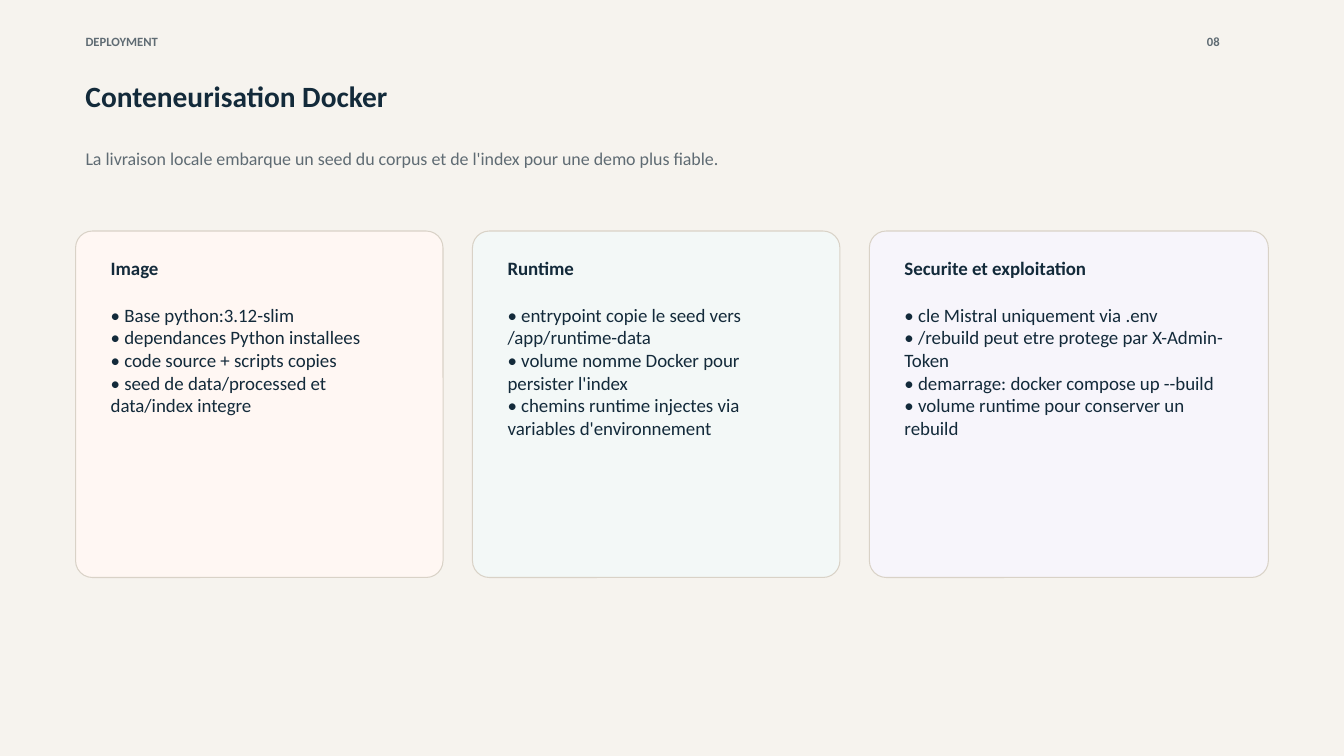
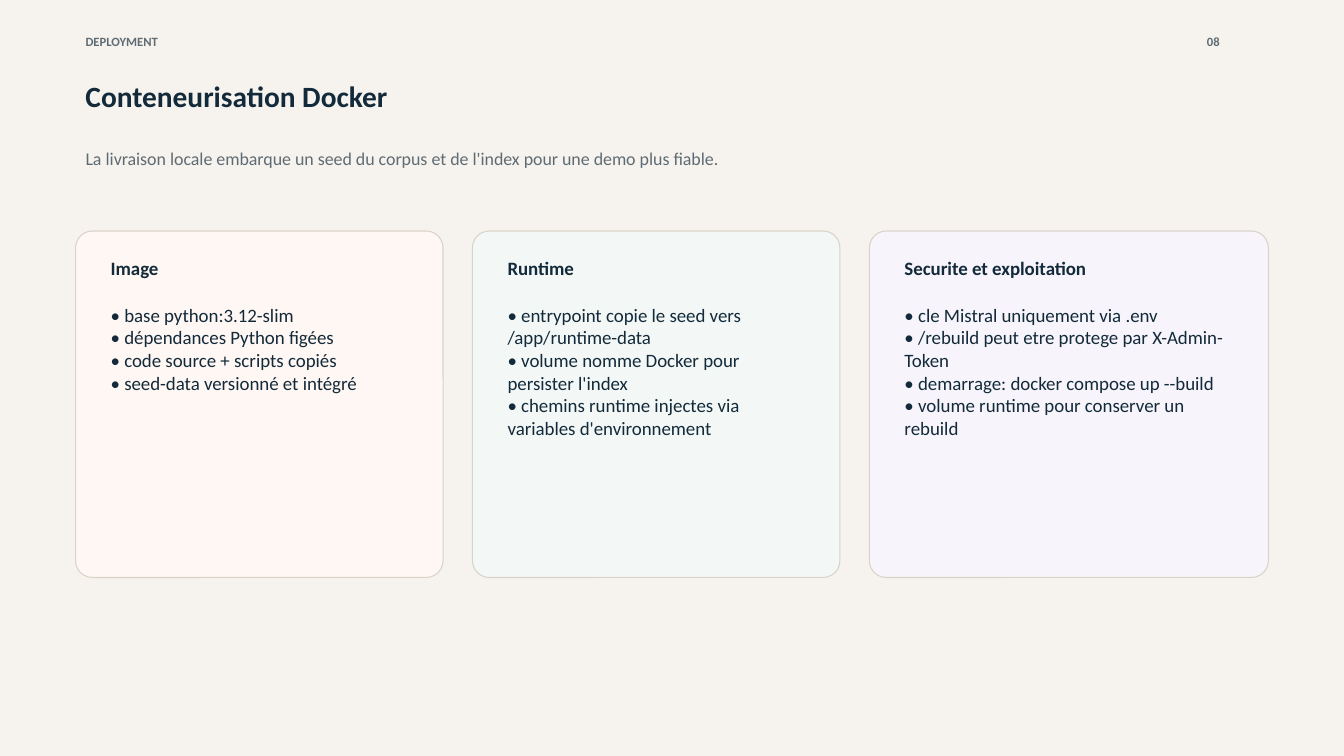
Before and after one commit to hgbe-GH/Projet7, a slide deck: slide 8 of outputs/openagenda-rag-soutenance.pptx. Drawn at 1344x756 pixels with LibreOffice and Linux fonts; fonts in the diff are those of the drawing. Boxes give left, top, right and bottom in pixels: in the first picture for what was removed or moved away, otherwise in the second. Text is boxed around its words. In the diff, an @@ line names an element or a change of style, - is before the commit and + after.

```diff
--- a/outputs/openagenda-rag-soutenance.pptx
+++ b/outputs/openagenda-rag-soutenance.pptx
@@ text at box(124, 309, 357, 394): text changed @@
-• Base python:3.12-slim
-• dependances Python installees
-• code source + scripts copies
-• seed de data/processed et data/index integre
+• base python:3.12-slim
+• dépendances Python figées
+• code source + scripts copiés
+• seed-data versionné et intégré
```
Also in this commit, not shown: 2 other slides changed, 17 other files.
